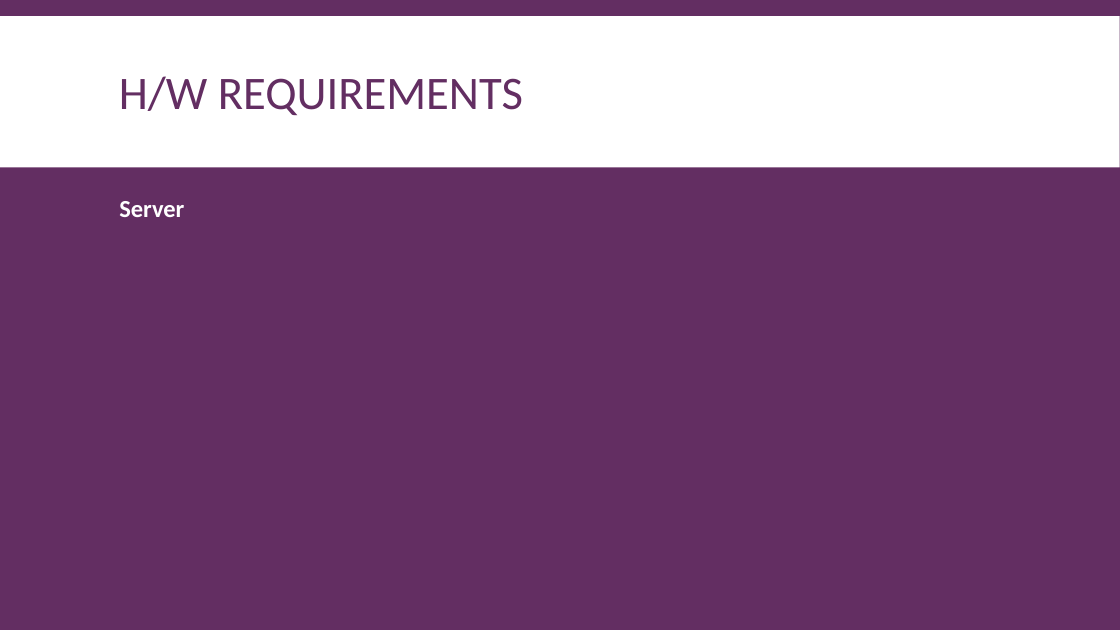
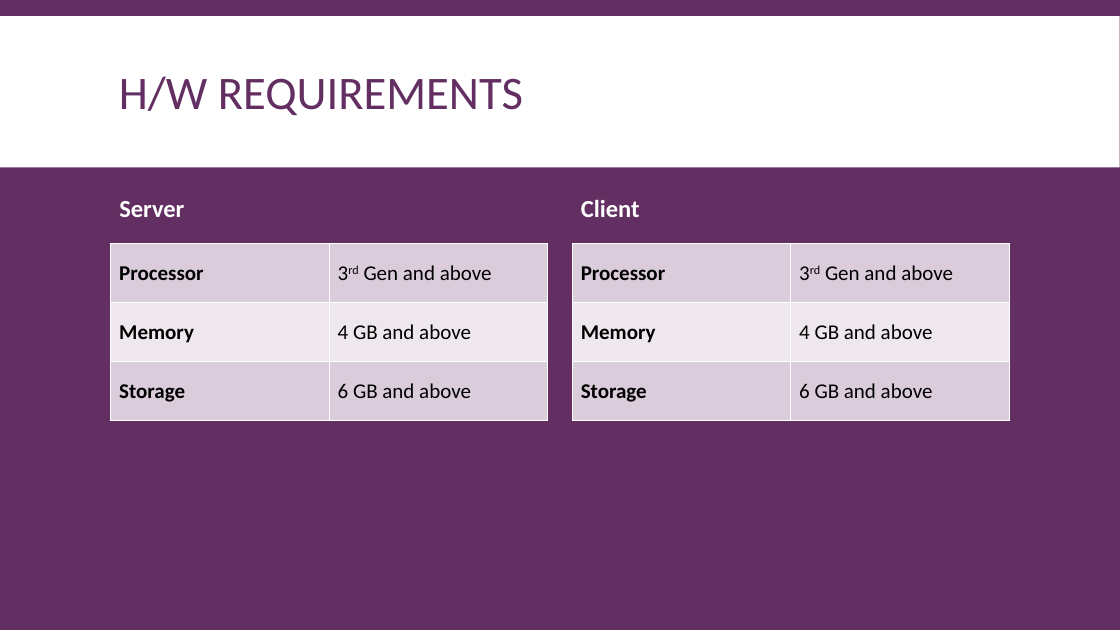
Before and after one commit to DannyGlade/Real_Estate_Site, a slide deck: slide 4 of Documentation/DocumentationPresentation.pptx. Drawn at 1120x630 pixels with LibreOffice and Linux fonts; fonts in the diff are those of the drawing. Boxes give left, top, right and bottom in pixels: in the first picture for what was removed or moved away, otherwise in the second. Text is boxed around its words. In the diff, an @@ line names an element or a change of style, - is before the commit and + after.

```diff
--- a/Documentation/DocumentationPresentation.pptx
+++ b/Documentation/DocumentationPresentation.pptx
@@ text added at (581, 199, 640, 217), 21 pt, text #FFFFFF, bold @@
+Client
@@ table added at (111, 244, 548, 421), 3 rows, 2 columns @@
+Processor | 3rd Gen and above
+Memory | 4 GB and above
+Storage | 6 GB and above
@@ table added at (572, 244, 1009, 421), 3 rows, 2 columns @@
+Processor | 3rd Gen and above
+Memory | 4 GB and above
+Storage | 6 GB and above
```
Also in this commit, not shown: 7 slides added, 2 other files.
